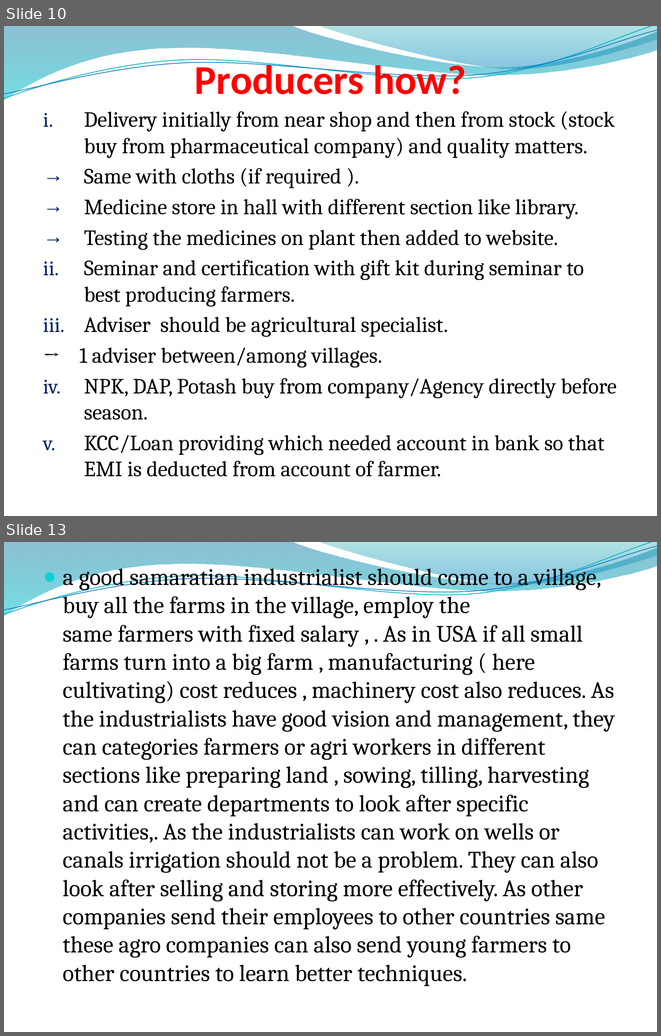
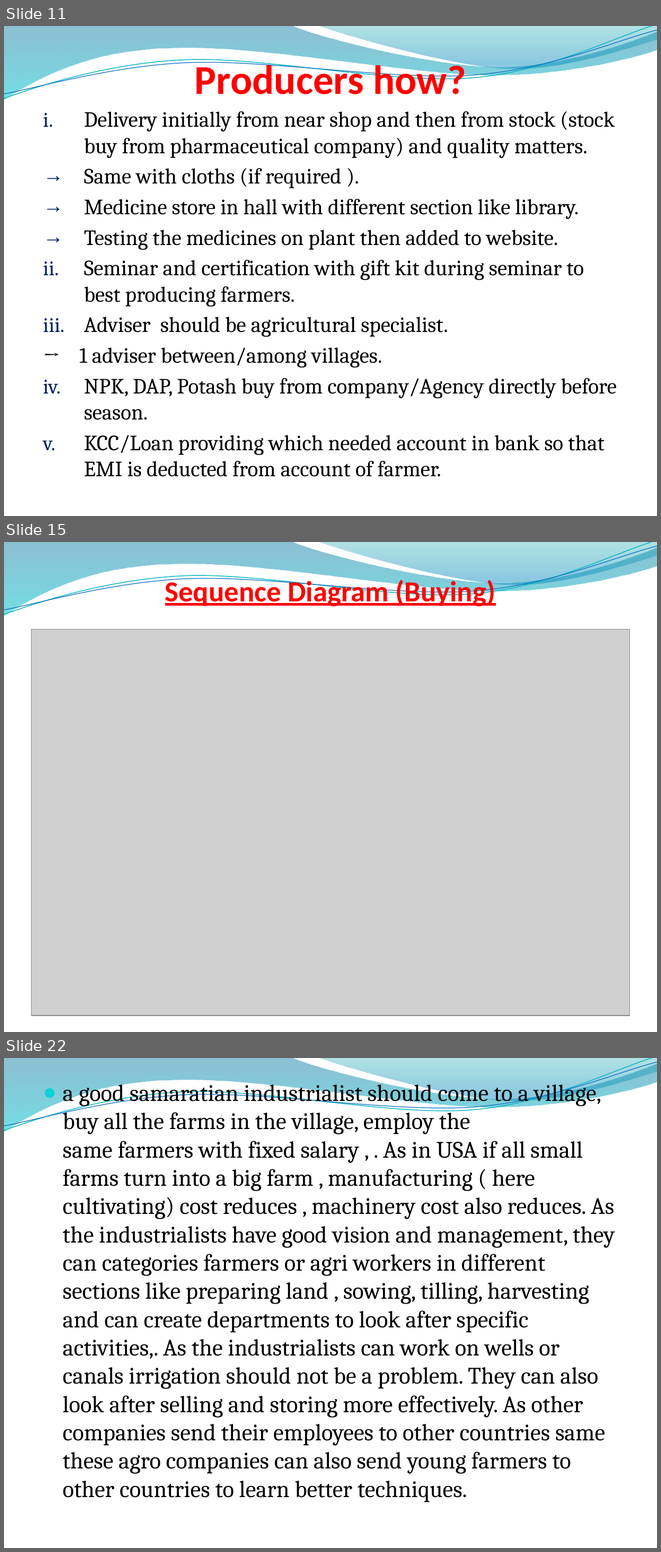
Before and after one commit to anilsinghchawda/project, a slide deck: project.pptx. Shown one above the other, each under a label of ours: slides 10 and 13 before the commit, slides 11, 15 and 22 after it; the slides between them are not shown. The pictures are 661x1036 and 661x1552 pixels, drawn with LibreOffice and Linux fonts; fonts in the diff are those of the drawing; grey boxes stand for pictures; background and template pictures are left out. Boxes give left, top, right and bottom in pixels: in the first picture for what was removed or moved away, otherwise in the second. Text is boxed around its words. In the diff, an @@ line names an element or a change of style, - is before the commit and + after.

```diff
--- a/project.pptx
+++ b/project.pptx
@@ slide 15 added at [4,542,657,1032], background picture (left out); not listed: 4 template elements that a slide beside it also shows @@
@@ title added at [165,577,495,608], 32 pt, text #FF0000, bold, underline @@
+Sequence Diagram (Buying)
@@ picture added at [32,629,630,1015] @@
@@ what was slide 10 is now slide 11 @@
@@ what was slide 13 is now slide 22 @@
```
Also in this commit, not shown: 2 slides changed, 9 other slides added, 1 slide removed, 7 other files.
